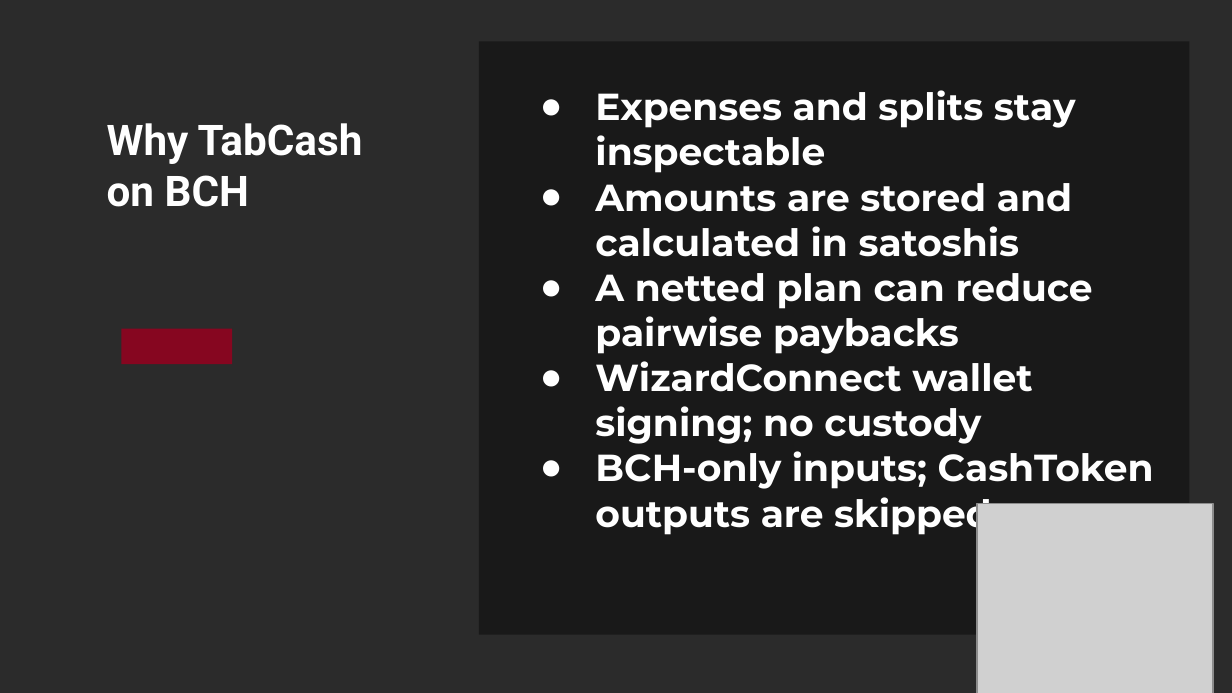
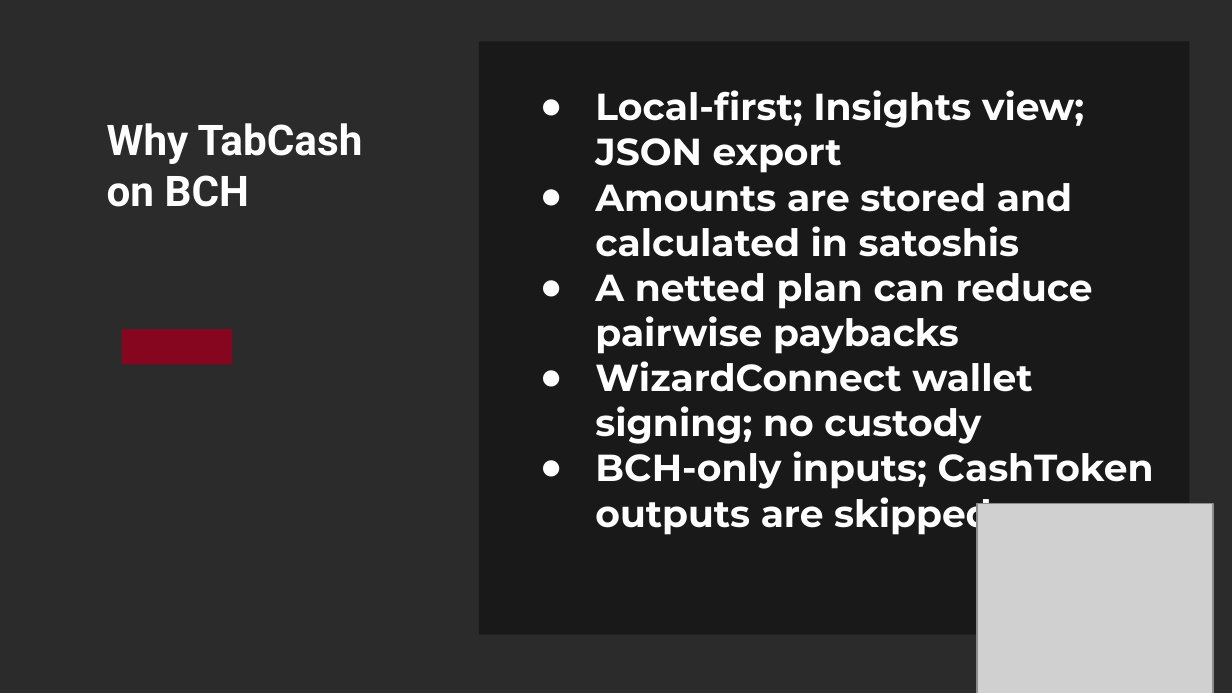
Before and after one commit to ansonj-dev/tabcash, a slide deck: slide 4 of submission/TabCash-Widget-Factory-final.pptx. Drawn at 1232x693 pixels with LibreOffice and Linux fonts; fonts in the diff are those of the drawing; grey boxes stand for pictures; background and template pictures are left out; a plain dark background stands for a picture behind light text. Boxes give left, top, right and bottom in pixels: in the first picture for what was removed or moved away, otherwise in the second. Text is boxed around its words. In the diff, an @@ line names an element or a change of style, - is before the commit and + after.

Commit message:
TabCash: update Widget Factory deck for connect-first, no-sample real integration

```diff
--- a/submission/TabCash-Widget-Factory-final.pptx
+++ b/submission/TabCash-Widget-Factory-final.pptx
@@ text at [595, 90, 1084, 173]: text changed @@
-● Expenses and splits stay inspectable
+● Local-first; Insights view; JSON export
```
Also in this commit, not shown: 4 other slides changed, 1 other file.
